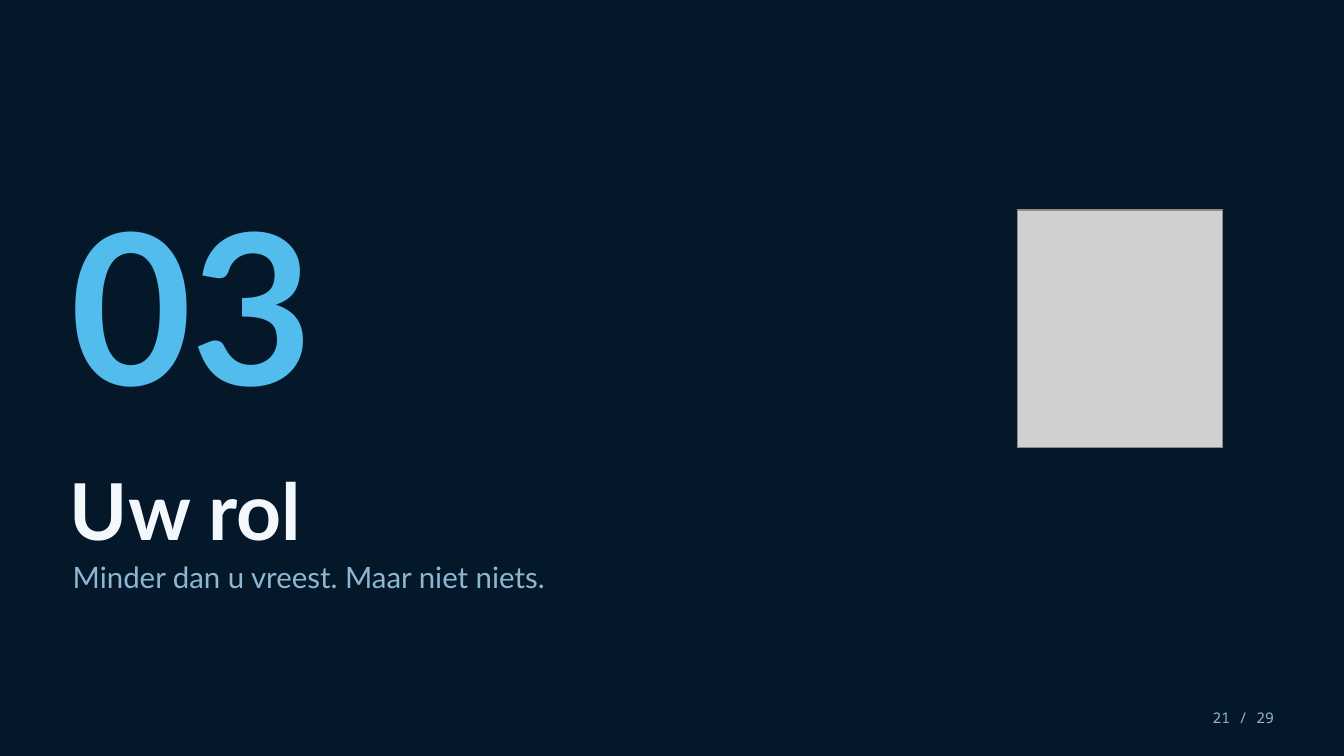
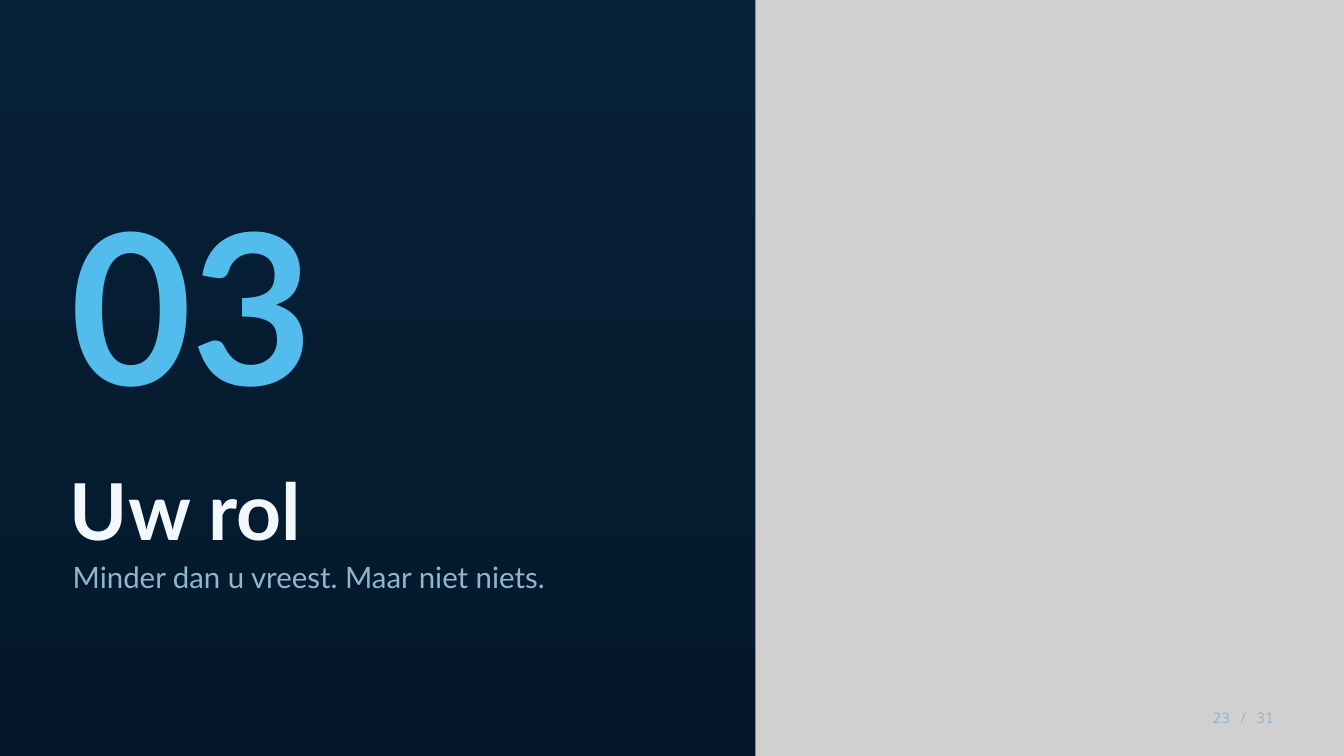
Before and after one commit to Dellfs/paradise-project, a slide deck: slide 23 of PARADISE_presentatie/PARADISE_informatiesessie_voetklinieken.pptx (slide 21 before the commit). Drawn at 1344x756 pixels with LibreOffice and Linux fonts; fonts in the diff are those of the drawing; grey boxes stand for pictures. Boxes give left, top, right and bottom in pixels: in the first picture for what was removed or moved away, otherwise in the second. Text is boxed around its words. In the diff, an @@ line names an element or a change of style, - is before the commit and + after.

```diff
--- a/PARADISE_presentatie/PARADISE_informatiesessie_voetklinieken.pptx
+++ b/PARADISE_presentatie/PARADISE_informatiesessie_voetklinieken.pptx
@@ rectangle at (0, 0, 1344, 756): fill #04182A to gradient #072138 to #04182A @@
@@ picture: place and size @@
-picture at (1017, 210, 1223, 448)
+picture at (756, 0, 1344, 756)
@@ text removed at (1213, 712, 1274, 723) @@
-21 / 29
```
Also in this commit, not shown: 28 other slides changed, 2 slides added, 4 other files.
